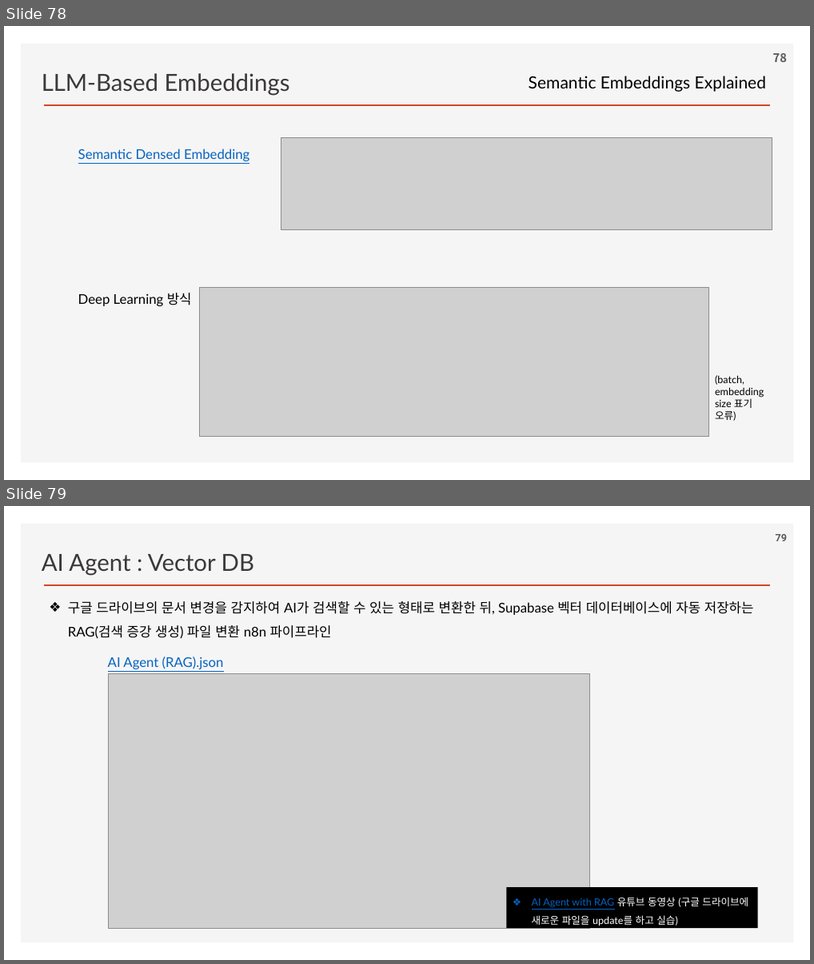
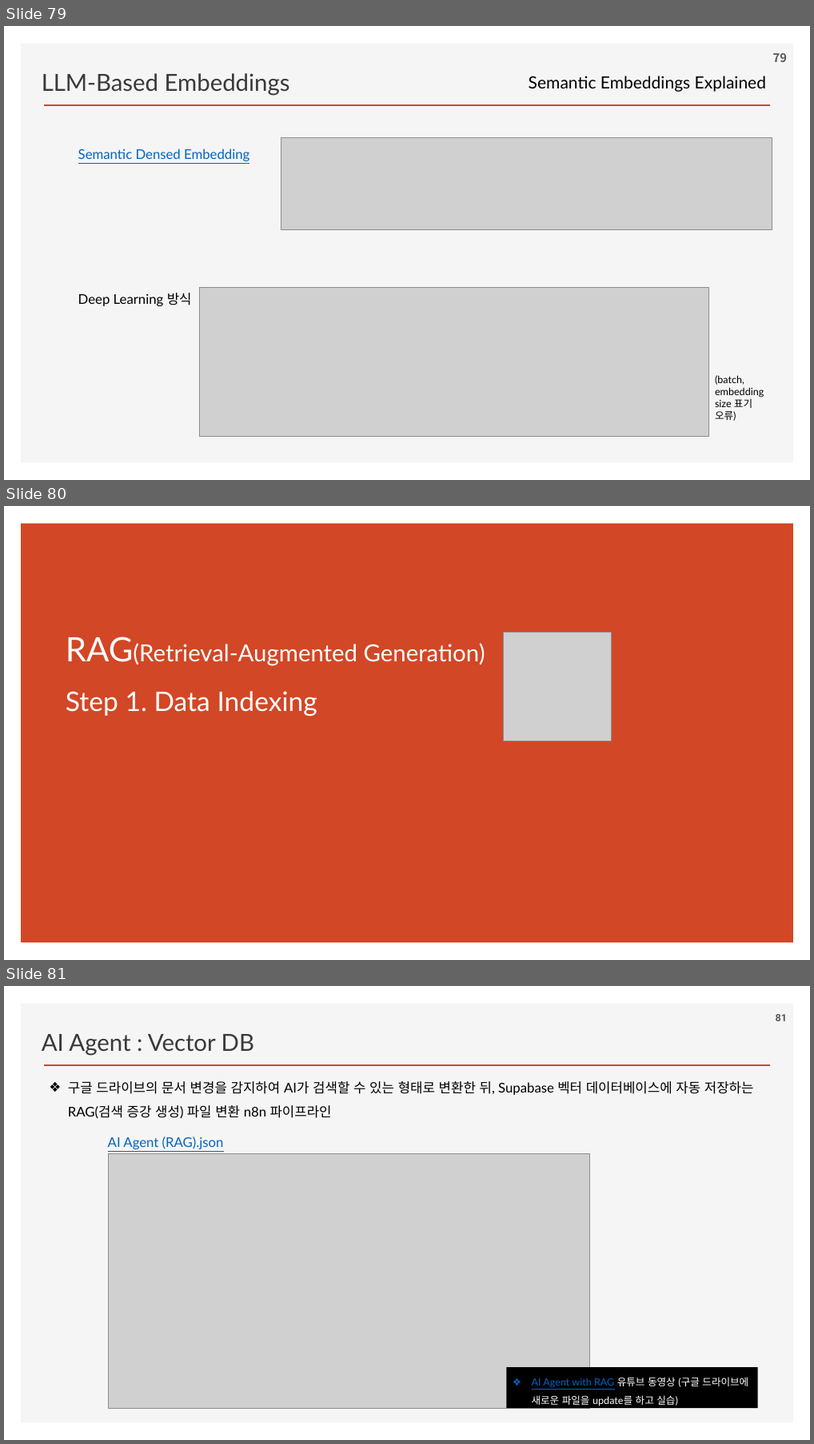
Before and after one commit to ancestor9/2026_Fall_AI-Workflow, a slide deck: PPTs/02_AI Workflow_n8n.pptx. Shown one above the other, each under a label of ours: slides 78 and 79 before the commit, slides 79, 80 and 81 after it. The pictures are 814x964 and 814x1444 pixels, drawn with LibreOffice and Linux fonts; fonts in the diff are those of the drawing; grey boxes stand for pictures; background and template pictures are left out. Boxes give left, top, right and bottom in pixels: in the first picture for what was removed or moved away, otherwise in the second. Text is boxed around its words. In the diff, an @@ line names an element or a change of style, - is before the commit and + after.

```diff
--- a/PPTs/02_AI Workflow_n8n.pptx
+++ b/PPTs/02_AI Workflow_n8n.pptx
@@ slide 80 added at <box>4,506,810,960</box>, background #FFFFFF @@
@@ rectangle added at <box>21,524,794,943</box>, fill #D24726 @@
@@ title added at <box>66,636,486,716</box>, 28 pt, text #FFFFFF @@
+RAG(Retrieval-Augmented Generation)
+Step 1. Data Indexing
@@ picture added at <box>504,632,613,741</box> @@
@@ what was slide 78 is now slide 79 @@
@@ what was slide 79 is now slide 81 @@
@@ page number at <box>776,1014,787,1021</box>: text changed @@
-79
+81
```
Also in this commit, not shown: 7 slides changed, 1 other slide added.
